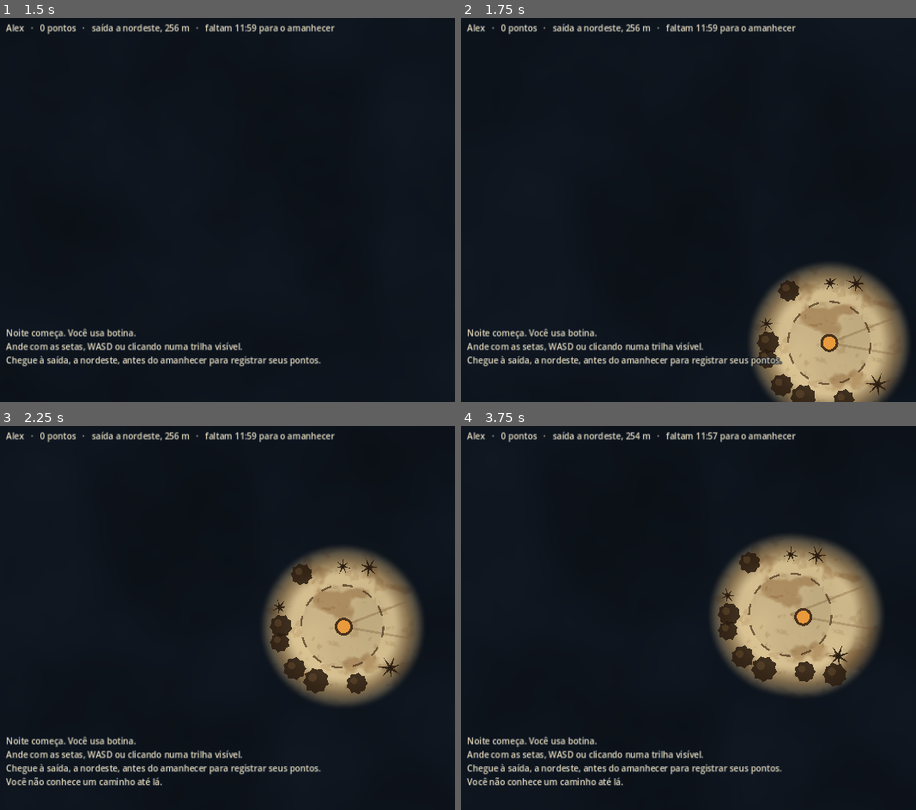
Above: before the commit, frames 1-4 (two rows, left to right).
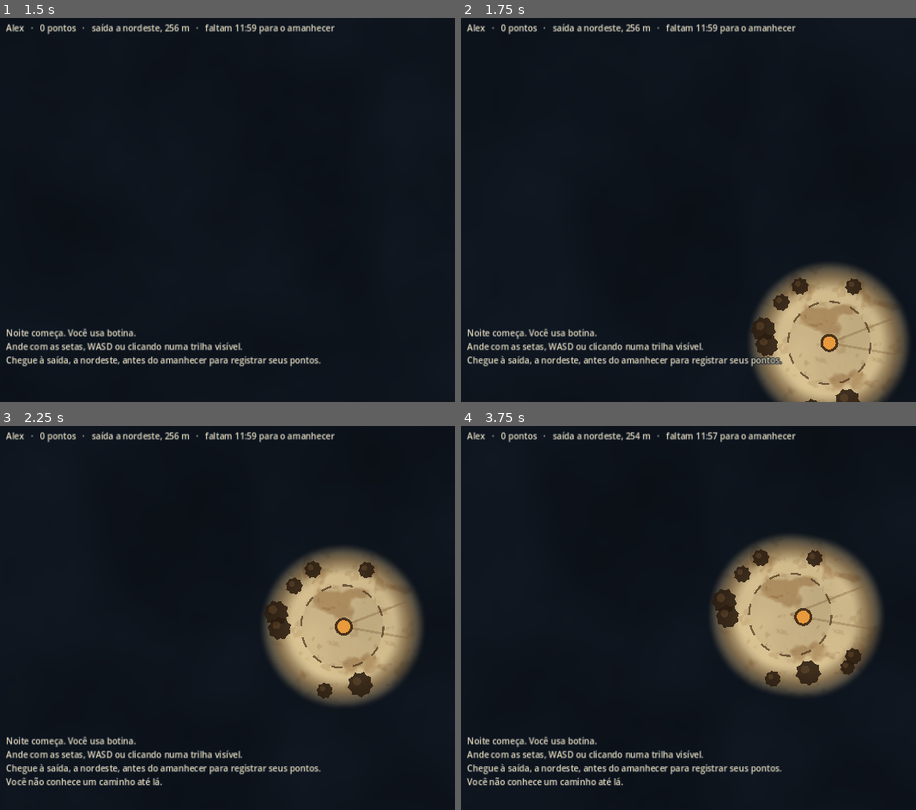
Above: after the commit, the same moments.

Repository: LuviqueVianna/UltimaNoite
Game: Godot game, scene res://cenas/main.tscn
The game is run twice, just before and just after one commit, with the same random seed, the same clock (stepped at 60 frames per second) and the same inputs.
Inputs (mouse positions are in pixels of both pictures, inside the frame that each line leads up to):
- Up to frame 1 (1.5 s): click (341, 156) at 0.52 s; type "Alex" at 0.6 s; click "Começar a noite" at 1.25 s
- Up to frame 2 (1.75 s): no input
- Up to frame 3 (2.25 s): move the mouse to (outside the picture) at 2.02 s; hold Right from 2.03 s (still down); click (outside the picture) at 2.17 s
- Up to frame 4 (3.75 s): move the mouse to (665, 637) at 2.77 s; release Right at 2.78 s; hold Down 2.78-3.53 s; move the mouse to (870, 533) at 3.52 s; hold Right from 3.53 s (still down)

Frame 1 is identical in both runs. In frame 2, 1.2% of the frame differs, in the area x 63-94%, y 67-100%; in frame 3, 1.4%; in frame 4, 1.8%, in the area x 55-89%, y 31-69%.

Commit message:
Mata só com copas escuras (sem embaúbas)
Co-Authored-By: Claude Opus 5.5 <noreply@anthropic.com>
Claude-Session: https://claude.ai/code/session_015T13S23q4rvJosTmgDCmaC

Diff:
--- a/godot/scripts/cenas/mapa_view.gd
+++ b/godot/scripts/cenas/mapa_view.gd
@@ -149,7 +149,7 @@
 						ok = false
 						break
 			if ok:
-				arvores.append({"pos": p, "raio": raio, "tipo": "palmeira" if rng.randf() < 0.22 else "copa",
+				arvores.append({"pos": p, "raio": raio, "tipo": "copa",
 					"giro": rng.randf() * TAU, "visivel": false})
 		y += passo * 0.87
 
@@ -246,21 +246,12 @@
 		draw_arc(alvo, 10, 0, TAU, 24, Color(COR_MINHA, 0.8), 2)
 
 
-## Copa vista de cima com borda recortada (folhagem), ou embaúba/palmeira em estrela.
+## Copa vista de cima: folhagem escura com borda recortada.
 func _desenhar_arvore_em(alvo: CanvasItem, a: Dictionary) -> void:
 	var c: Vector2 = a["pos"] * ESCALA
 	var r: float = a["raio"] * ESCALA
 	var giro: float = a["giro"]
 	var escura := Color("#2a1c10", 0.88)
-	if a["tipo"] == "palmeira":
-		# Embaúba/palmeira: folhas escuras em estrela
-		for k in 7:
-			var ang := giro + TAU * k / 7.0
-			var dir := Vector2(cos(ang), sin(ang))
-			var lado := dir.orthogonal() * r * 0.13
-			alvo.draw_colored_polygon(PackedVector2Array([c + lado, c + dir * r, c - lado]), escura)
-		alvo.draw_circle(c, r * 0.18, escura)
-		return
 	# Copa: folhagem escura com borda recortada e um reflexo mais claro
 	var pts := PackedVector2Array()
 	for k in 18:
Not shown, changed: docs/MVP_v0.4.md
